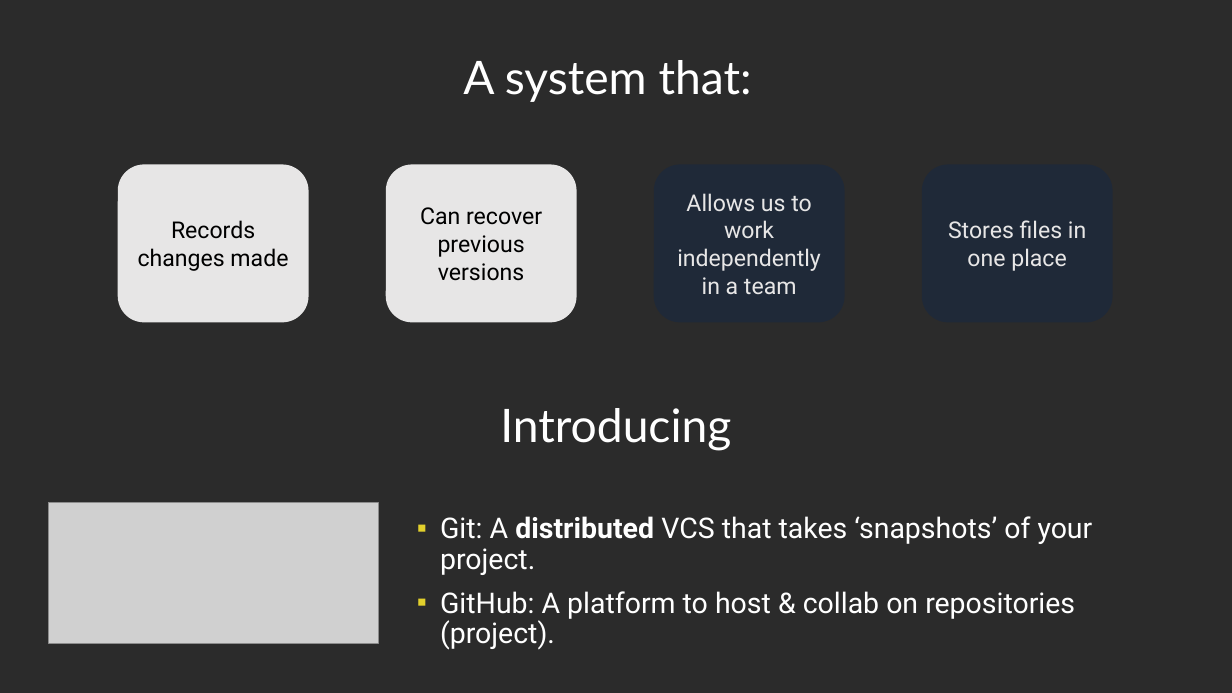
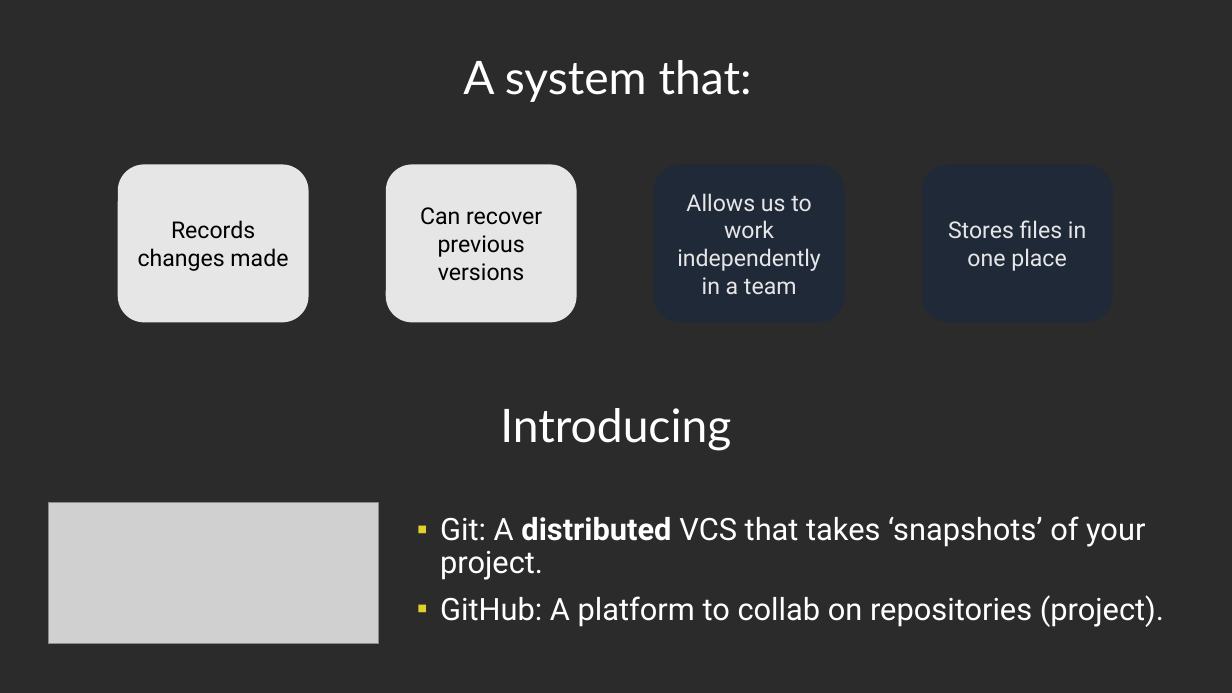
Before and after one commit to Light2Dark/git_tutorial, a slide deck: slide 5 of Git and Github.pptx (slide 3 before the commit). Drawn at 1232x693 pixels with LibreOffice and Linux fonts; fonts in the diff are those of the drawing; grey boxes stand for pictures; background and template pictures are left out; a plain dark background stands for a picture behind light text. Boxes give left, top, right and bottom in pixels: in the first picture for what was removed or moved away, otherwise in the second. Text is boxed around its words. In the diff, an @@ line names an element or a change of style, - is before the commit and + after.

Commit message:
Updated and added new slides

```diff
--- a/Git and Github.pptx
+++ b/Git and Github.pptx
@@ text at [440,516,1145,580]: size 22.2 to 24 pt in "Git: A distributed VCS that takes ‘snapshots’ ..." @@
@@ text at [440,595,1164,627]: text changed; size 22.2 to 24 pt @@
-▪ GitHub: A platform to host & collab on repositories (project).
+▪ GitHub: A platform to collab on repositories (project).
```
Also in this commit, not shown: 8 other slides changed, 4 slides added.
